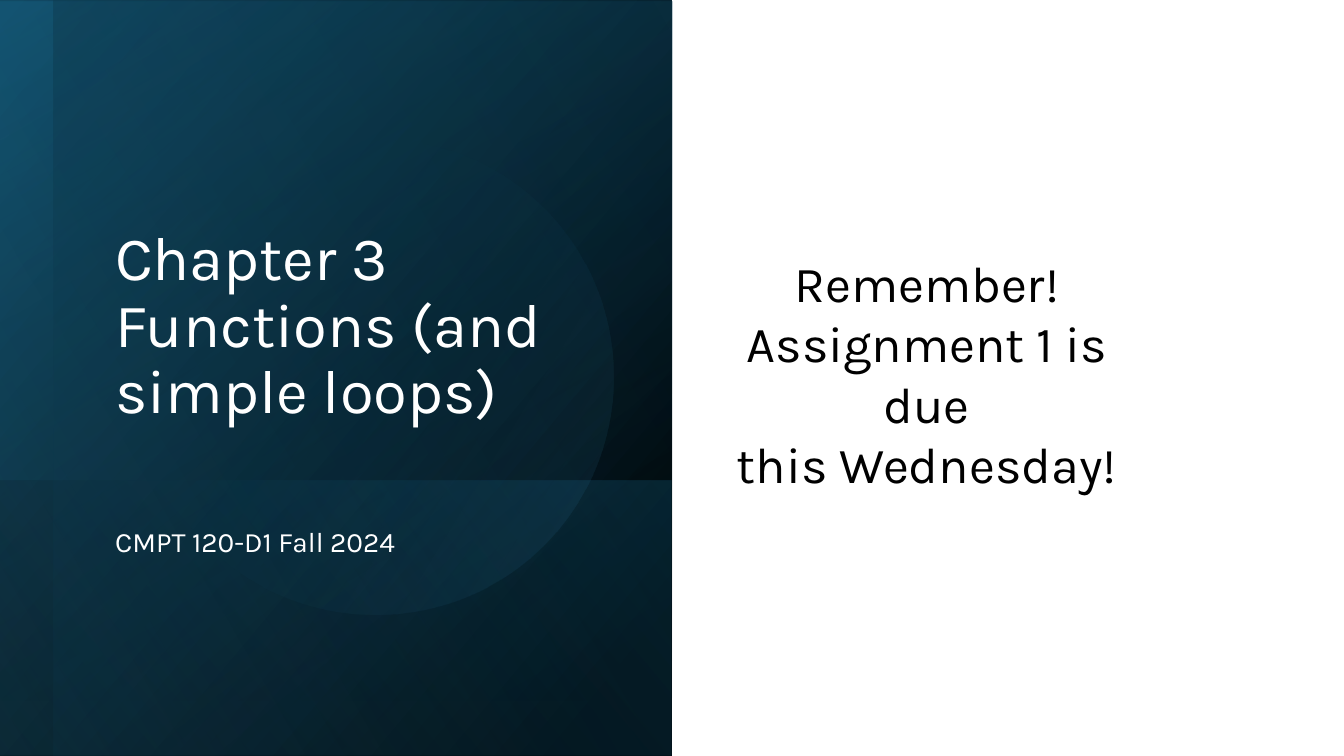
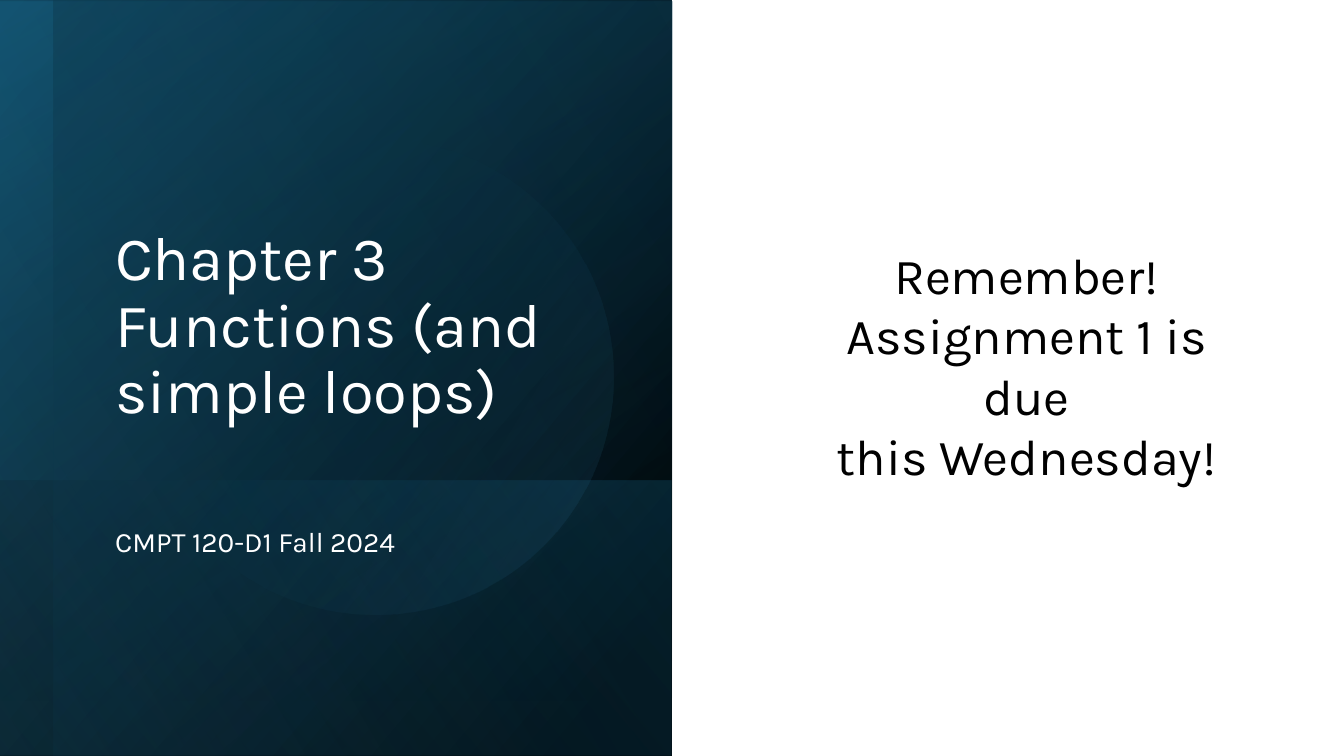
Before and after one commit to tjd1234/cmpt120fall2024, a slide deck: slide 1 of lecture_notes/chapter3/chapter3.pptx. Drawn at 1344x756 pixels with LibreOffice and Linux fonts; fonts in the diff are those of the drawing. Boxes give left, top, right and bottom in pixels: in the first picture for what was removed or moved away, otherwise in the second. Text is boxed around its words. In the diff, an @@ line names an element or a change of style, - is before the commit and + after.

```diff
--- a/lecture_notes/chapter3/chapter3.pptx
+++ b/lecture_notes/chapter3/chapter3.pptx
@@ text "Remember! Assignment 1 is due ..." moved from (x1=737, y1=267, x2=1117, y2=496) to (x1=837, y1=259, x2=1217, y2=488) @@
```
Also in this commit, not shown: 4 other slides changed, 15 slides added, 2 other files.
